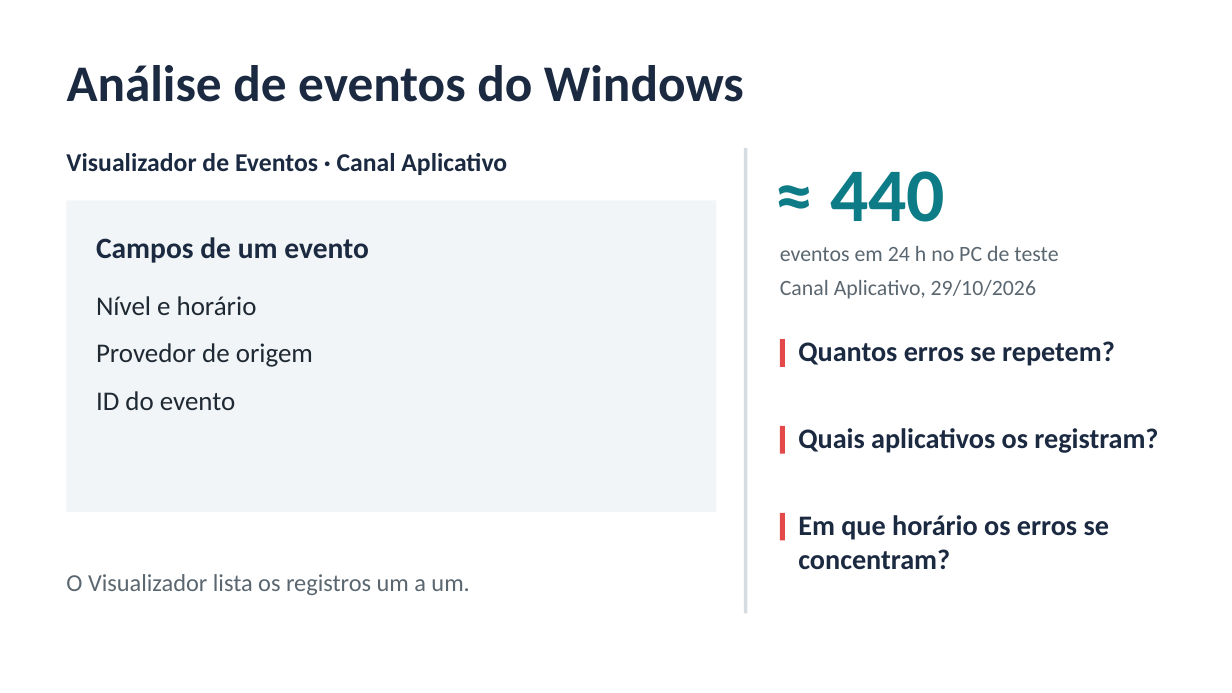
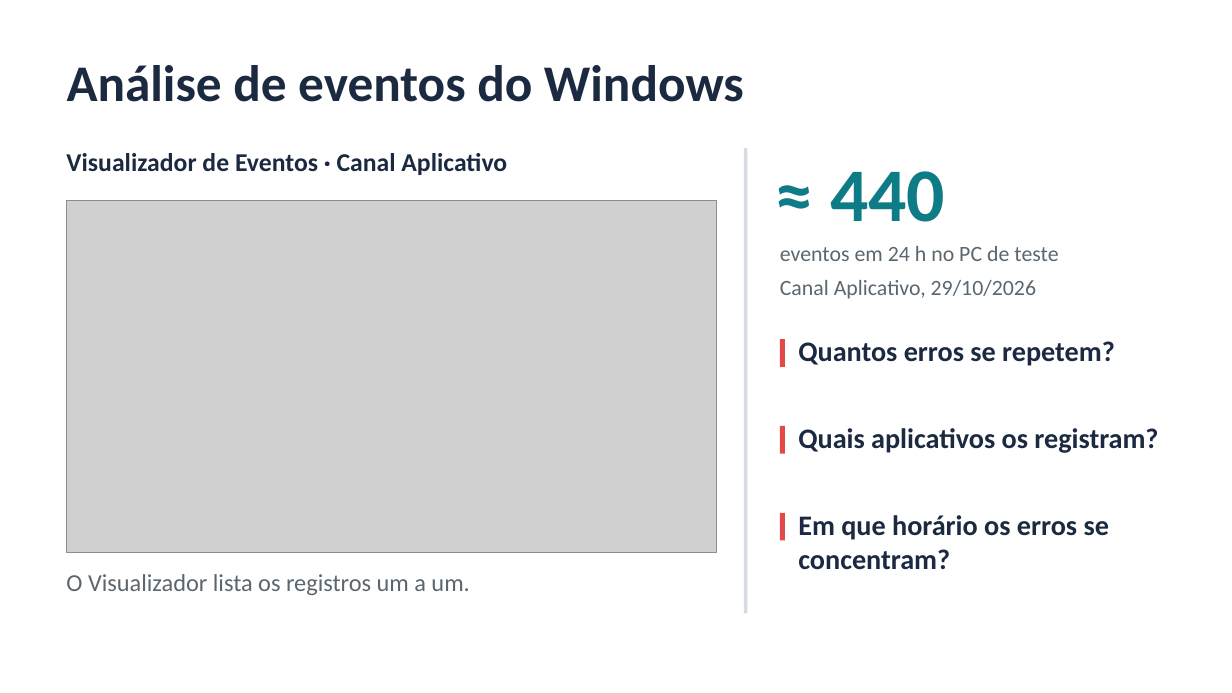
Before and after one commit to LuidyOn/Seminario_Kibana, a slide deck: slide 2 of slides/seminario_kibana.pptx. Drawn at 1232x693 pixels with LibreOffice and Linux fonts; fonts in the diff are those of the drawing; grey boxes stand for pictures. Boxes give left, top, right and bottom in pixels: in the first picture for what was removed or moved away, otherwise in the second. Text is boxed around its words. In the diff, an @@ line names an element or a change of style, - is before the commit and + after.

Commit message:
Inclui a captura do Visualizador de Eventos no seminário

```diff
--- a/slides/seminario_kibana.pptx
+++ b/slides/seminario_kibana.pptx
@@ rectangle removed at <box>67,201,716,512</box> @@
@@ picture added at <box>67,201,716,553</box> @@
@@ text removed at <box>96,237,369,263</box> @@
-Campos de um evento
@@ text removed at <box>96,296,313,410</box> @@
-Nível e horário
-Provedor de origem
-ID do evento
```
Also in this commit, not shown: 1 other file.
